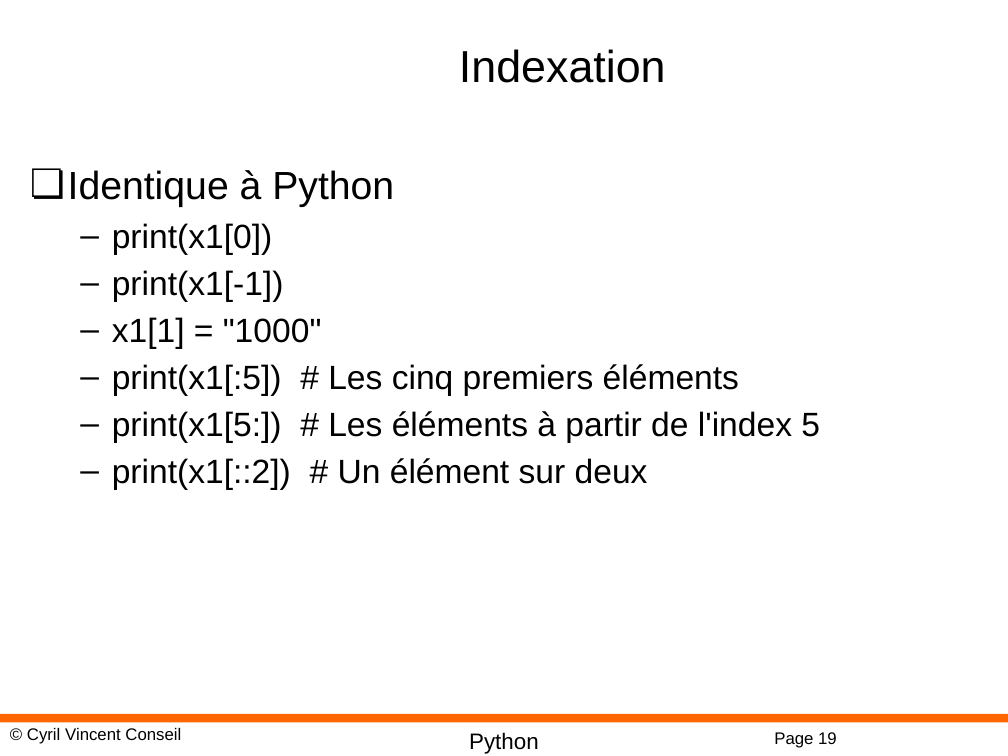
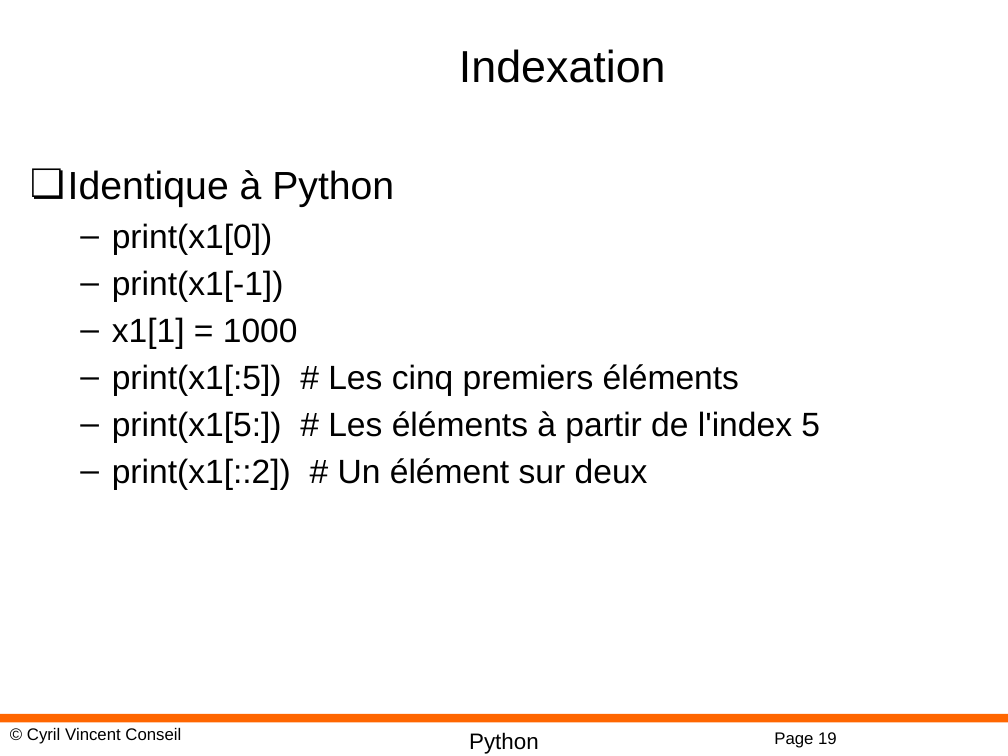
Before and after one commit to cyrilvincent/math, a slide deck: slide 19 of ppt/PythonMath06-Numpy.pptx. Drawn at 1008x756 pixels with LibreOffice and Linux fonts; fonts in the diff are those of the drawing; background and template pictures are left out. Boxes give left, top, right and bottom in pixels: in the first picture for what was removed or moved away, otherwise in the second. Text is boxed around its words. In the diff, an @@ line names an element or a change of style, - is before the commit and + after.

```diff
--- a/ppt/PythonMath06-Numpy.pptx
+++ b/ppt/PythonMath06-Numpy.pptx
@@ text at bbox=[112, 317, 298, 349]: text changed @@
-  – x1[1] = "1000"
+  – x1[1] = 1000
```
Also in this commit, not shown: 1 other slide changed, 2 other files.
